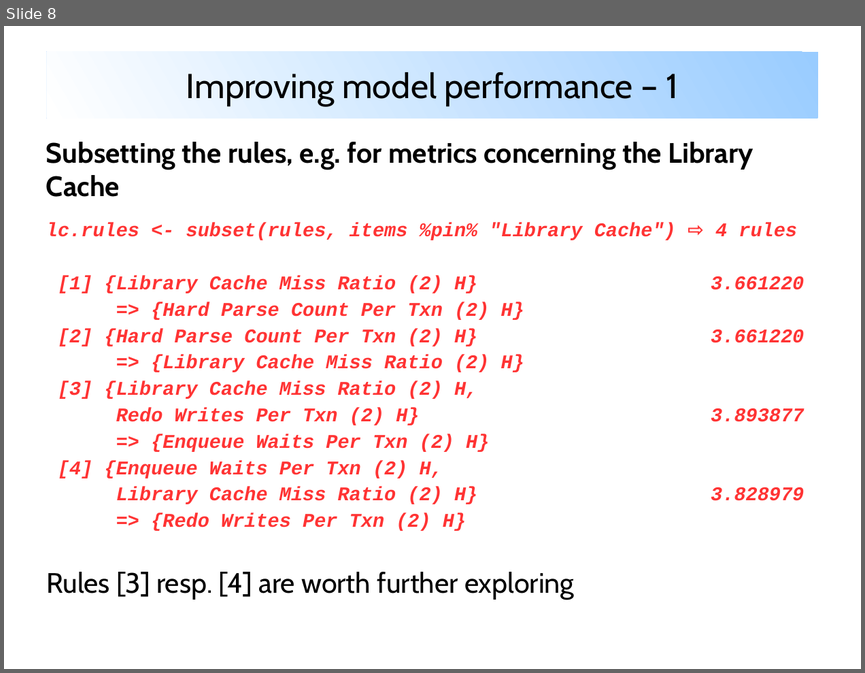
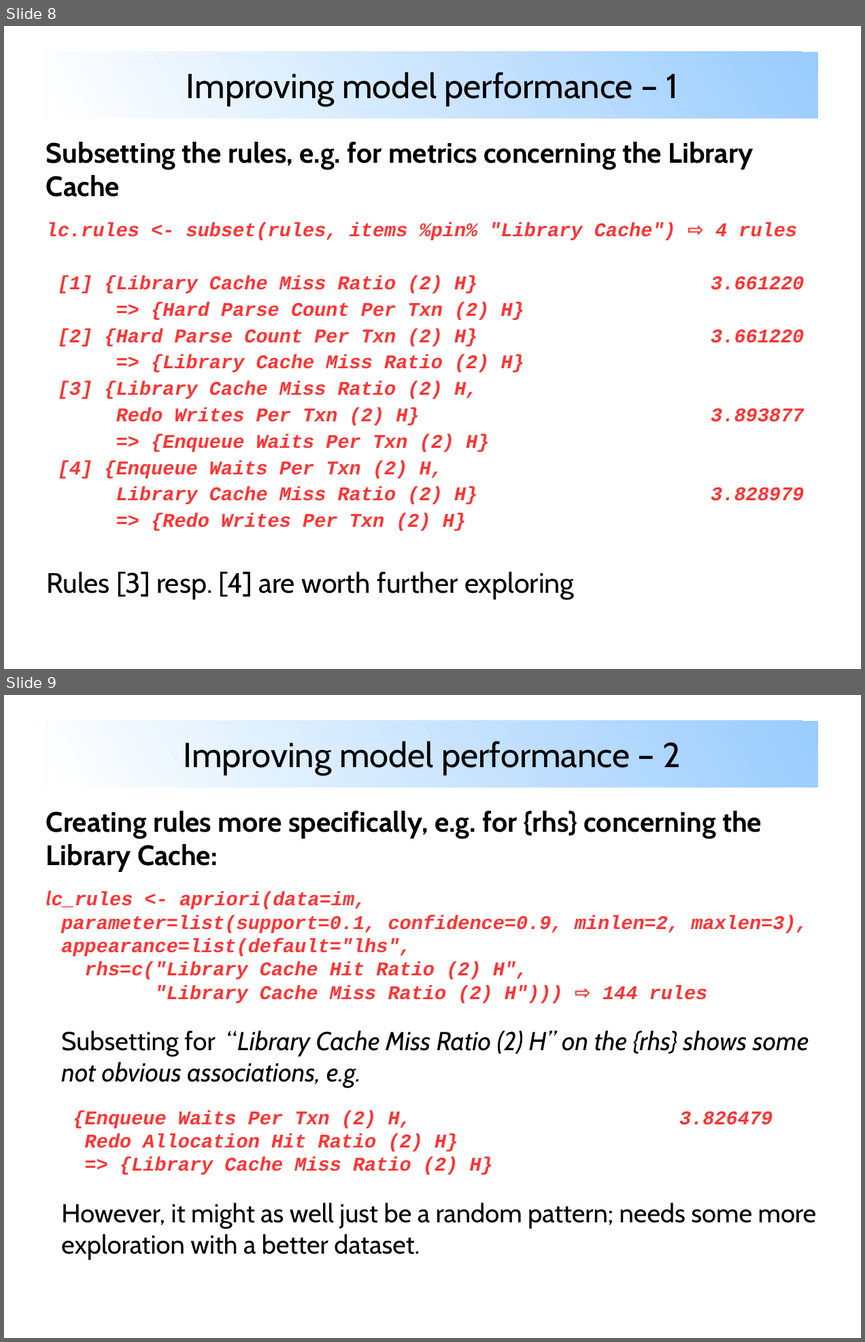
Before and after one commit to mbassi1364/CAS-Applied-Data-Science, a slide deck: Machine-Learning-Project/project.1/metriken.2020-03-14/analysis/prod.dba_hist_sysmetric_summary.2020-02-12-bis-2020-03-14/Report/bassi_oracle_metrics_association_mining.odp. Shown one above the other, each under a label of ours: slide 8 before the commit, slides 8 and 9 after it. The pictures are 865x673 and 865x1342 pixels, drawn with LibreOffice and Linux fonts; fonts in the diff are those of the drawing. Boxes give left, top, right and bottom in pixels: in the first picture for what was removed or moved away, otherwise in the second. Text is boxed around its words. In the diff, an @@ line names an element or a change of style, - is before the commit and + after.

```diff
--- a/Machine-Learning-Project/project.1/metriken.2020-03-14/analysis/prod.dba_hist_sysmetric_summary.2020-02-12-bis-2020-03-14/Report/bassi_oracle_metrics_association_mining.odp
+++ b/Machine-Learning-Project/project.1/metriken.2020-03-14/analysis/prod.dba_hist_sysmetric_summary.2020-02-12-bis-2020-03-14/Report/bassi_oracle_metrics_association_mining.odp
@@ slide 9 added at box(4, 695, 861, 1338), background #FFFFFF @@
@@ title added at box(47, 721, 818, 787), fill gradient #99CCFF to #FFFFFF, 32 pt, text #000000 @@
+Improving model performance – 2
@@ text added at box(46, 811, 817, 1259), 18 pt, text #FF3333, bold, italic @@
+Creating rules more specifically, e.g. for {rhs} concerning the Library Cache:
+lc_rules <- apriori(data=im,
+parameter=list(support=0.1, confidence=0.9, minlen=2, maxlen=3),
+appearance=list(default="lhs",
+rhs=c("Library Cache Hit Ratio (2) H",
+"Library Cache Miss Ratio (2) H"))) ⇨ 144 rules
+Subsetting for “Library Cache Miss Ratio (2) H” on the {rhs} shows some not obvious associations, e.g.
+{Enqueue Waits Per Txn (2) H, 3.826479
+Redo Allocation Hit Ratio (2) H}
+=> {Library Cache Miss Ratio (2) H}
+However, it might as well just be a random pattern; needs some more exploration with a better dataset.
```
Also in this commit, not shown: 5 slides changed, 1 other slide added, 3 other files.
